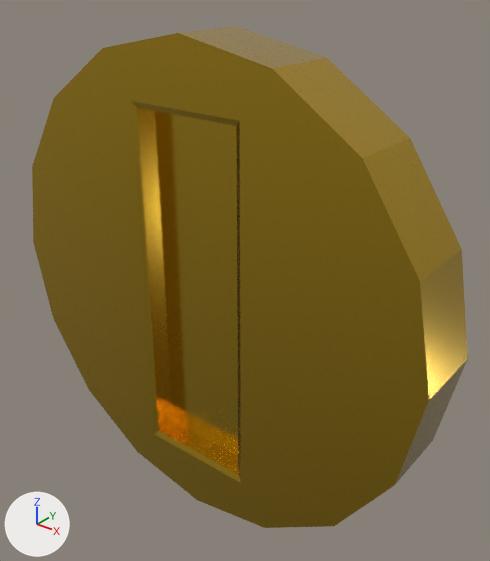
An edit to the Blender file AAC/Coin/Coin.blend, drawn before and after from the same camera.
The view is the same before and after, from a 50 mm camera at (3.26, -3.59, 2.58) aimed at (0.19, 0.26, 0.19). Arrows for +X, +Y and +Z are at lower left; the lights stay in place.

The older version as bpy lines, for what is in view:
```python
me_cylinder = bpy.data.meshes.new('Cylinder')
me_cylinder.from_pydata(...)  # 71 vertices, 52 faces; spans x -1.0..1.0, y -1.0..1.0, z -0.3..0.3
me_cylinder.materials.append(mat_material)  # yellow #d5ae37
ob_cylinder = bpy.data.objects.new('Cylinder', me_cylinder)
ob_cylinder.location = (0.0, 0.1, 0.1)
ob_cylinder.rotation_euler = (1.571, 0.0, 0.0)  # degrees (90, 0, 0)
ob_cylinder.scale = (2.0, 2.0, 1.0)
```
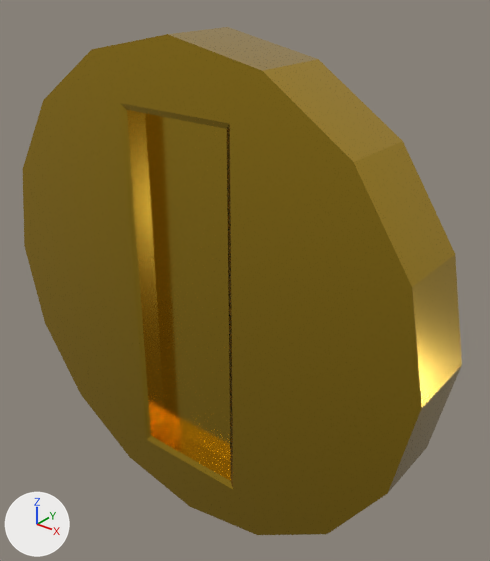
Commit message: Coin popping

Edits to the bpy script that builds the scene:
```text
Change me_cylinder:
    used by ob_cylinder; location = (0.0, 0.1, 0.1); rotation_euler = (1.571, 0.0, 0.0), in degrees (90, 0, 0); scale = (2.0, 2.0, 1.0)
    remove me_cylinder.from_pydata(...)  # 71 vertices, 52 faces; spans x -1.0..1.0, y -1.0..1.0, z -0.3..0.3
    add me_cylinder.from_pydata(...)  # 46 vertices, 29 faces; spans x -1.0..1.0, y -1.0..1.0, z 0.0..0.3
    me_cylinder part 1
    25 vertices are removed from x -1.0..1.0, y -1.0..1.0, z -0.3..-0.1
    23 faces are deleted
Change ob_cylinder:
    ob_cylinder.location: (0.0, 0.1, 0.1) -> (0.0, 0.0, 0.1)
    add _m = ob_cylinder.modifiers.new('Mirror', 'MIRROR')
    add _m.use_axis = (False, False, True)
    add _m.merge_threshold = 0.01
```

Changed parts and their boxes (x1, y1, x2, y2) in the pictures (490 x 561 px):
'Cylinder', reshaped, moved, modifiers changed: before (32, 26, 468, 528); after (22, 27, 462, 535)
part 1 of me_cylinder, deleted (yellow): before (210, 26, 468, 461)
